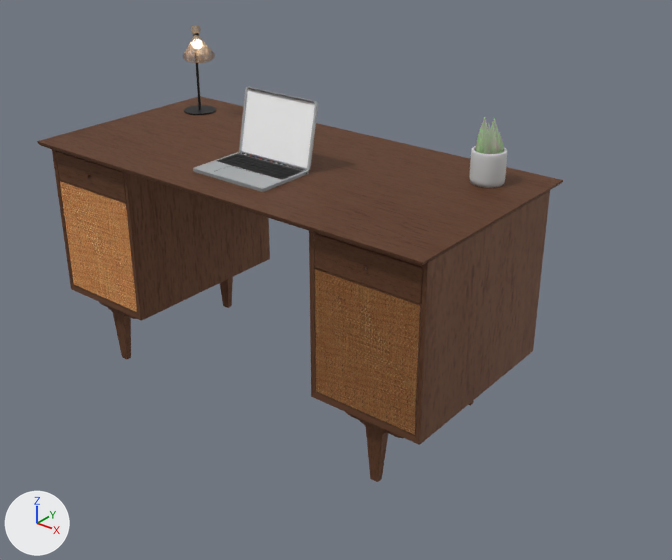
The Blender file projeto_cena-exemplo_2023/model/vintageDesk.blend: old version first, new version second.
Both versions are drawn from a 50 mm lens placed at (1.77, -1.97, 1.65), pointed at (0.14, 0.07, 0.38). The axes (+X, +Y, +Z) are drawn at lower left. The lights are the same throughout.

Names of what the first picture shows: 'Base', 'Gaveta_L', 'Gaveta_R', 'Monitor', 'Nicho', 'Plant', 'Porta_L', 'Porta_R', 'Pés', 'Tampo', 'Teclado'.
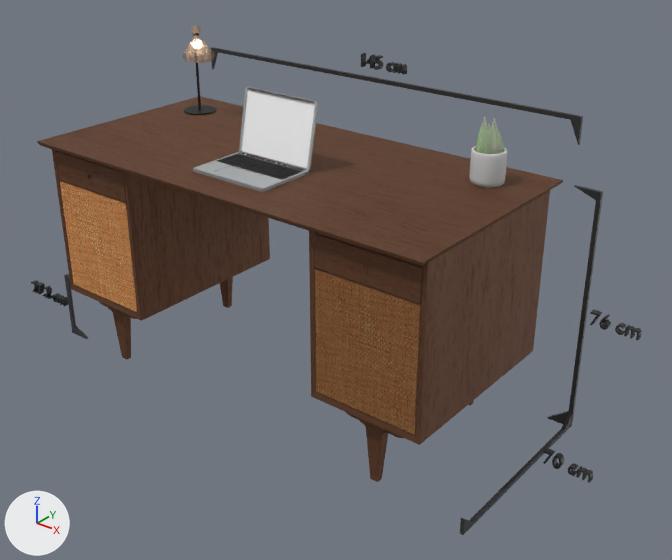
Commit message: Mesa Medidas

Edits to the bpy script that builds the scene:
```text
Add mat_materialestruturamedidas:
    mat_materialestruturamedidas = principled_material('MaterialEstruturaMedidas')
    mat_materialestruturamedidas.base_color = (0.0284, 0.0284, 0.0284)  # black #2f2f2f
Add me_text_003:
    me_text_003.from_pydata(...)  # 1032 vertices, 758 faces; spans x -0.327..0.187, y -0.03..0.03, z -0.159..0.238
    me_text_003.materials.append(mat_materialestruturamedidas)  # black #2f2f2f
Add me_text_002:
    me_text_002.from_pydata(...)  # 1476 vertices, 1083 faces; spans x -0.286..0.301, y -0.03..0.03, z -0.172..0.224
    me_text_002.materials.append(mat_materialestruturamedidas)  # black #2f2f2f
Add me_cube_014:
    me_cube_014.from_pydata(...)  # 80 vertices, 72 faces; spans x -20.4..0.9, y -9.4..-0.2, z 6.1..17.8
    me_cube_014.materials.append(mat_materialestruturamedidas)  # black #2f2f2f
Add me_text_001:
    me_text_001.from_pydata(...)  # 1036 vertices, 765 faces; spans x -0.221..0.227, y -0.03..0.03, z -0.179..0.217
    me_text_001.materials.append(mat_materialestruturamedidas)  # black #2f2f2f
Add me_text:
    me_text.from_pydata(...)  # 1120 vertices, 828 faces; spans x -0.223..0.225, y -0.03..0.03, z -0.172..0.225
    me_text.materials.append(mat_materialestruturamedidas)  # black #2f2f2f
Add ob_textocomprimento:
    ob_textocomprimento = bpy.data.objects.new('TextoComprimento', me_text_003)
    ob_textocomprimento.location = (0.069, 0.425, 0.976)
    ob_textocomprimento.scale = (0.325, 0.325, 0.108)
Add ob_textoalturapes:
    ob_textoalturapes = bpy.data.objects.new('TextoAlturaPes', me_text_002)
    ob_textoalturapes.location = (-0.949, -0.245, 0.121)
    ob_textoalturapes.scale = (0.325, 0.325, 0.108)
Add ob_estruturamedidas:
    ob_estruturamedidas = bpy.data.objects.new('EstruturaMedidas', me_cube_014)
    ob_estruturamedidas.location = (-0.757, -0.31, -0.477)
    ob_estruturamedidas.rotation_euler = (0.0, 6.283, 3.142)  # degrees (0, 360, 180)
    ob_estruturamedidas.scale = (0.0788, 0.0788, 0.0788)
Add ob_textolargura:
    ob_textolargura = bpy.data.objects.new('TextoLargura', me_text_001)
    ob_textolargura.location = (0.938, 0.117, 0.026)
    ob_textolargura.scale = (0.325, 0.325, 0.108)
Add ob_textoaltura:
    ob_textoaltura = bpy.data.objects.new('TextoAltura', me_text)
    ob_textoaltura.location = (0.936, 0.334, 0.383)
    ob_textoaltura.scale = (0.325, 0.325, 0.108)
```

Location of each change, (x1, y1, x2, y2) in pixels of the pictures (672 x 560 px):
'EstruturaMedidas', added (black)
    after: (64, 47, 603, 535)
'TextoLargura', added (black)
    after: (543, 448, 593, 483)
'TextoComprimento', added (black)
    after: (361, 53, 407, 75)
'TextoAltura', added (black)
    after: (590, 309, 642, 340)
'TextoAlturaPes', added
    after: (31, 280, 68, 306)
